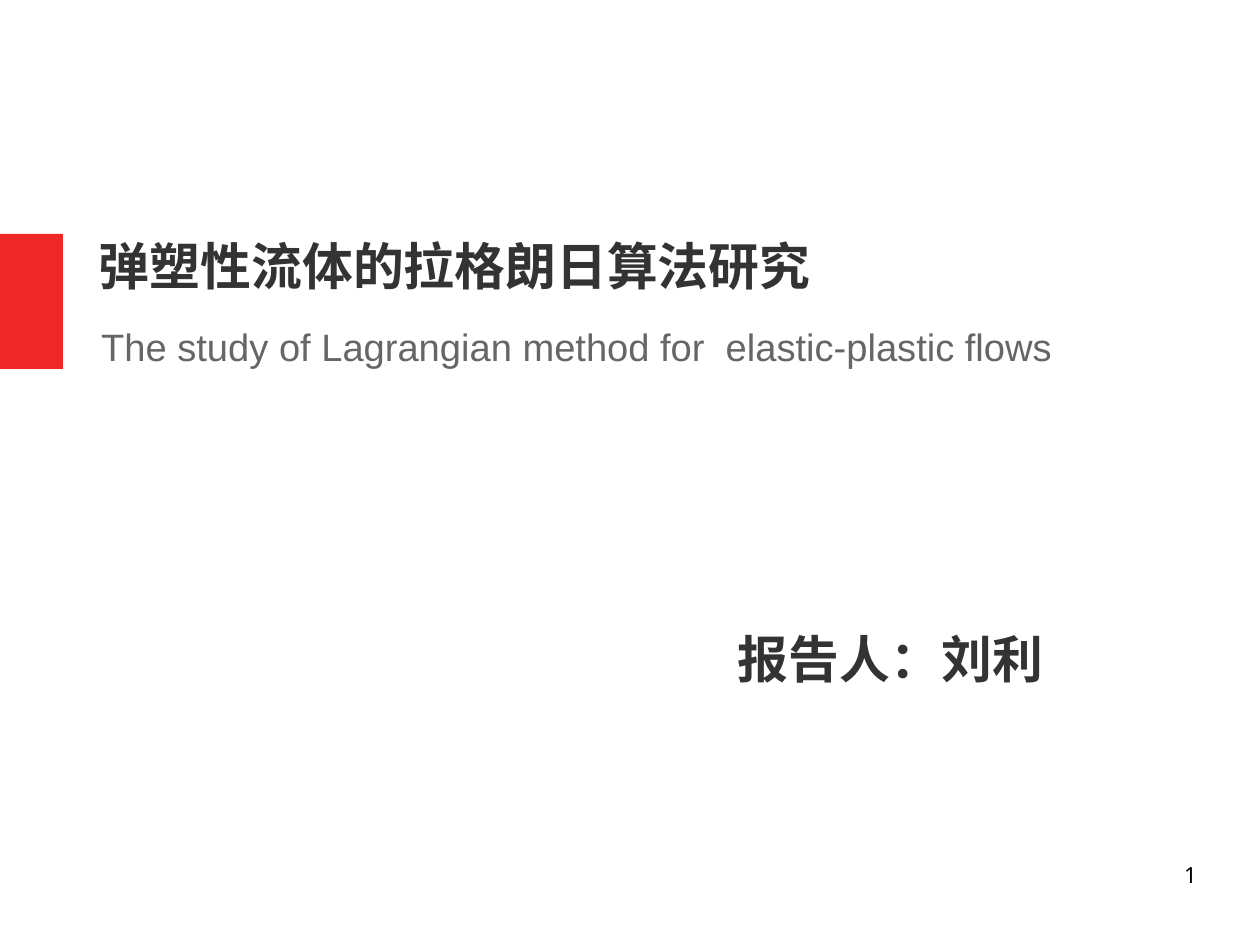
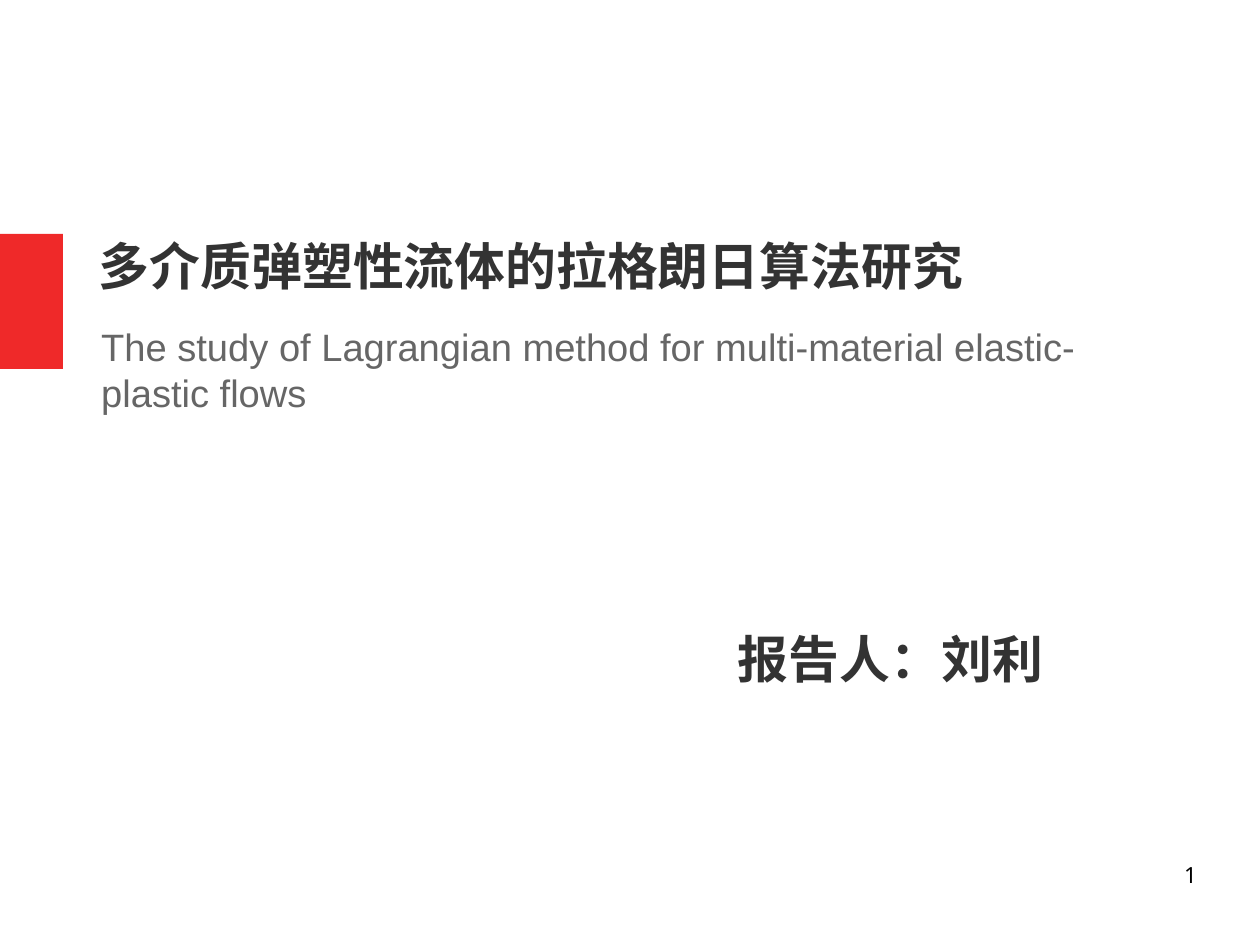
Before and after one commit to bfly123/Lag2D, a slide deck: slide 1 of 青年科技报告2019.odp. Drawn at 1260x945 pixels with LibreOffice and Linux fonts; fonts in the diff are those of the drawing; background and template pictures are left out. Boxes give left, top, right and bottom in pixels: in the first picture for what was removed or moved away, otherwise in the second. Text is boxed around its words. In the diff, an @@ line names an element or a change of style, - is before the commit and + after.

Commit message:
33

```diff
--- a/青年科技报告2019.odp
+++ b/青年科技报告2019.odp
@@ title at box(99, 241, 963, 290): text changed @@
-弹塑性流体的拉格朗日算法研究
+多介质弹塑性流体的拉格朗日算法研究
@@ text at box(101, 333, 1075, 415): text changed @@
-The study of Lagrangian method for elastic-plastic flows
+The study of Lagrangian method for multi-material elastic-plastic flows
```
Also in this commit, not shown: 3 other slides changed, 1 slide added, 1 slide removed.
